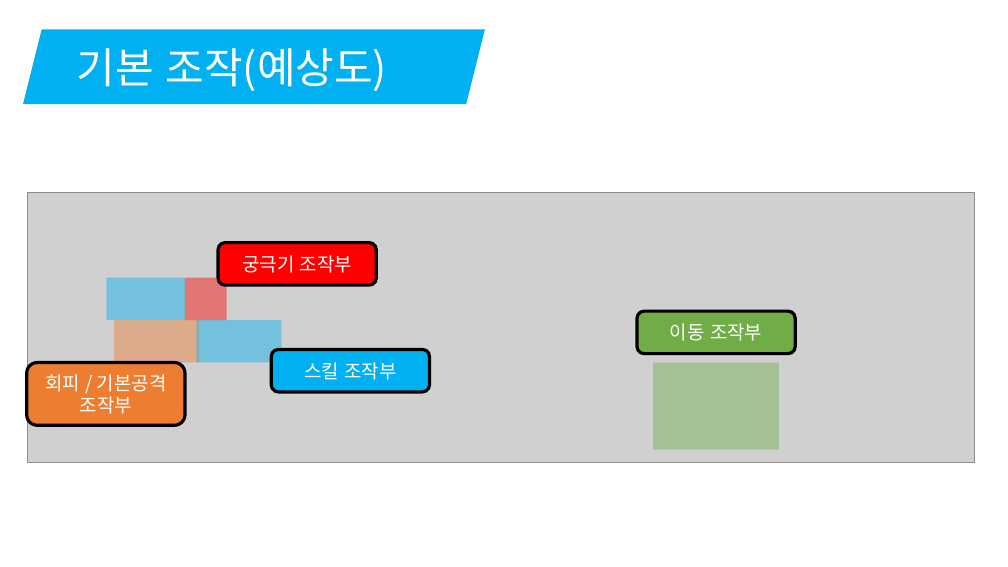
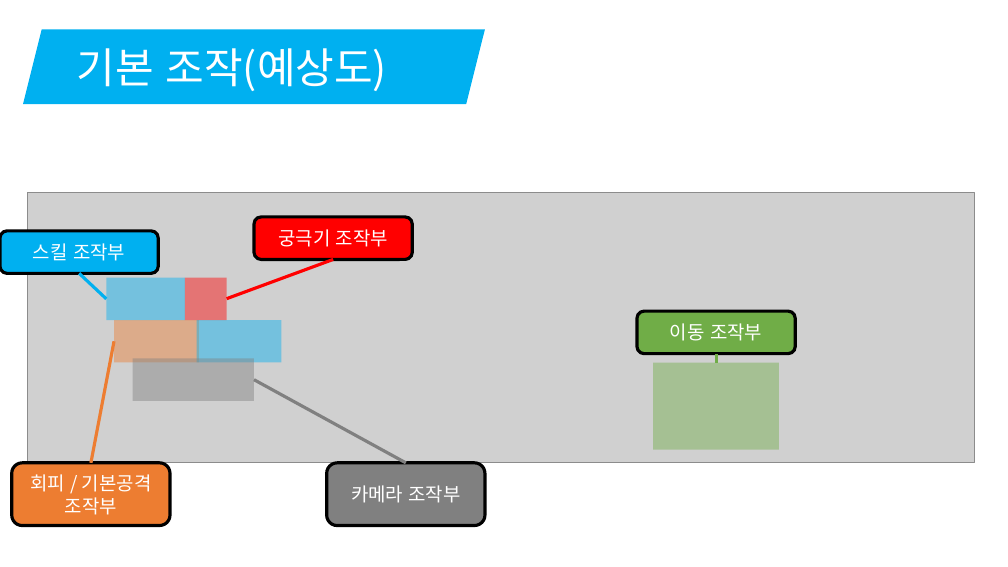
Before and after one commit to korleinster/gamebusdriver, a slide deck: slide 10 of documents/노루막이_김형준_신창섭_홍승필_허지훈.pptx. Drawn at 1008x567 pixels with LibreOffice and Linux fonts; fonts in the diff are those of the drawing; grey boxes stand for pictures; background and template pictures are left out. Boxes give left, top, right and bottom in pixels: in the first picture for what was removed or moved away, otherwise in the second. Text is boxed around its words. In the diff, an @@ line names an element or a change of style, - is before the commit and + after.

```diff
--- a/documents/노루막이_김형준_신창섭_홍승필_허지훈.pptx
+++ b/documents/노루막이_김형준_신창섭_홍승필_허지훈.pptx
@@ rounded rectangle "스킬 조작부" moved from (x1=271, y1=349, x2=430, y2=392) to (x1=0, y1=231, x2=158, y2=273) @@
@@ rounded rectangle "궁극기 조작부" moved from (x1=218, y1=243, x2=376, y2=285) to (x1=254, y1=217, x2=412, y2=259) @@
@@ line added from (227, 299) to (333, 259), #FF0000 3 pt @@
@@ line added from (107, 299) to (79, 274), #00B0F0 3 pt @@
@@ line added from (114, 341) to (91, 463), #ED7D31 3 pt @@
@@ rectangle added at (x1=133, y1=358, x2=254, y2=401), fill #808080 at 44% opacity @@
@@ line added from (716, 363) to (716, 354), #70AD47 3 pt @@
@@ line added from (406, 463) to (254, 380), #808080 3 pt @@
@@ rounded rectangle "회피 / 기본공격" moved from (x1=26, y1=363, x2=185, y2=426) to (x1=12, y1=463, x2=170, y2=526) @@
@@ rounded rectangle added at (x1=327, y1=463, x2=485, y2=526), fill #808080, outline #000000 3 pt, 18 pt, text #FFFFFF @@
+카메라 조작부
```
Also in this commit, not shown: 6 other slides changed.
